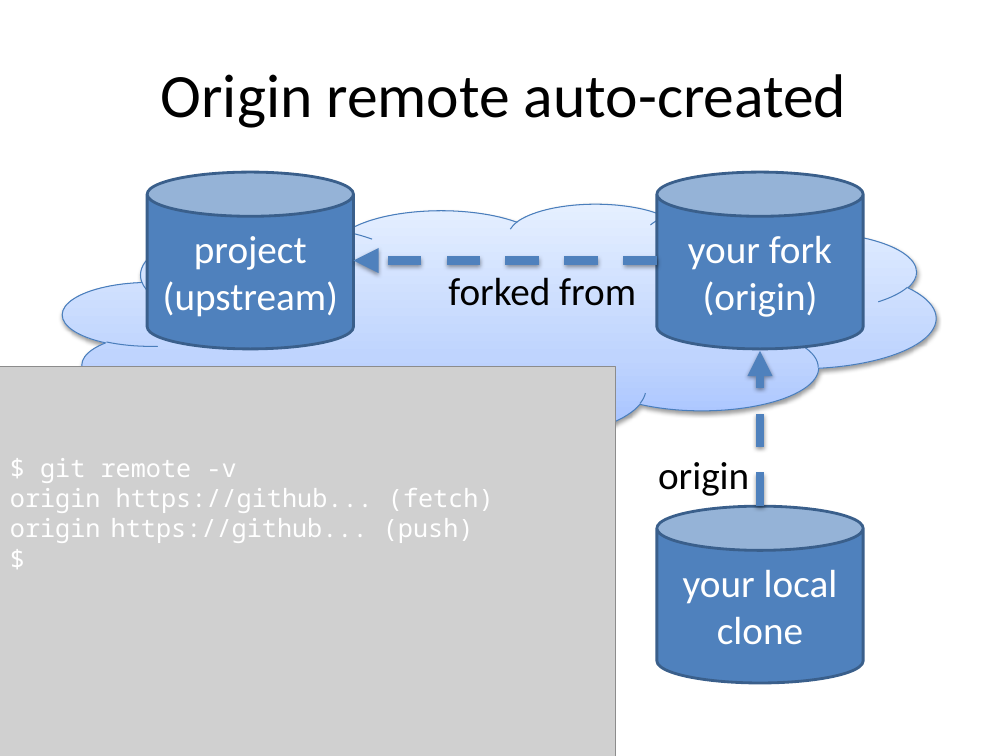
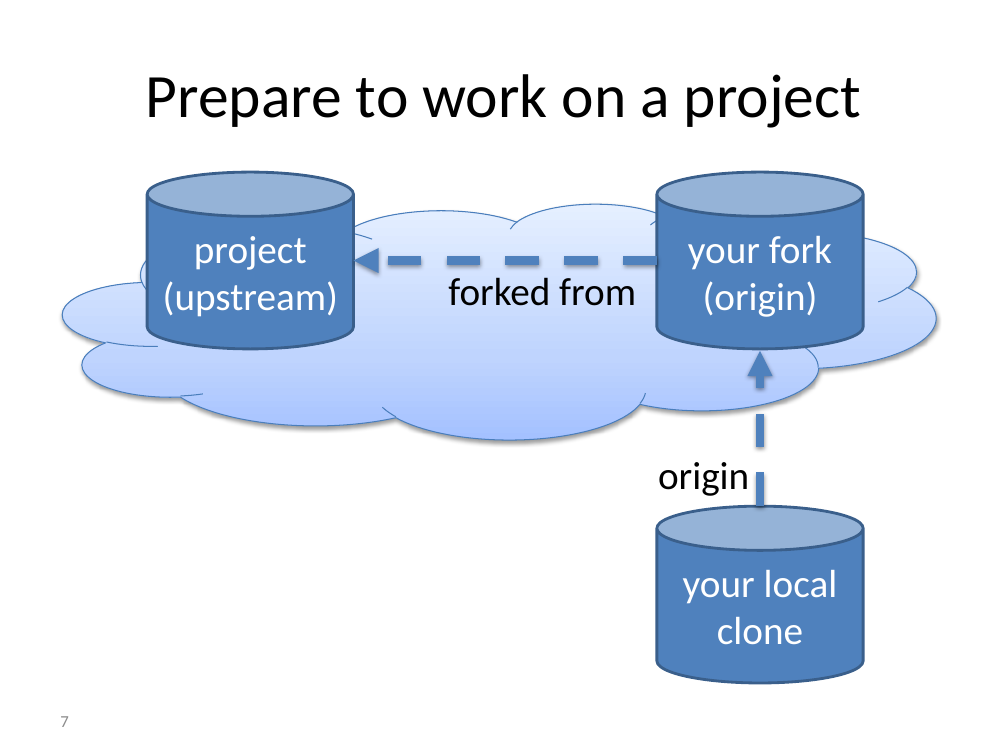
Before and after one commit to foss2serve/github-workflow-activity, a slide deck: slide 7 of activity/presentation.pptx (slide 11 before the commit). Drawn at 1008x756 pixels with LibreOffice and Linux fonts; fonts in the diff are those of the drawing; grey boxes stand for pictures; background and template pictures are left out. Boxes give left, top, right and bottom in pixels: in the first picture for what was removed or moved away, otherwise in the second. Text is boxed around its words. In the diff, an @@ line names an element or a change of style, - is before the commit and + after.

```diff
--- a/activity/presentation.pptx
+++ b/activity/presentation.pptx
@@ title at bbox=[146, 74, 861, 128]: text changed @@
-Origin remote auto-created
+Prepare to work on a project
@@ picture removed at bbox=[0, 367, 615, 756] @@
@@ text removed at bbox=[10, 458, 494, 543] @@
-$ git remote -v
-origin https://github... (fetch)
-origin https://github... (push)
-$
@@ page number added at bbox=[60, 716, 68, 727], 12 pt, text #8C8C8C @@
+7
```
Also in this commit, not shown: 10 other slides changed, 11 slides removed.
